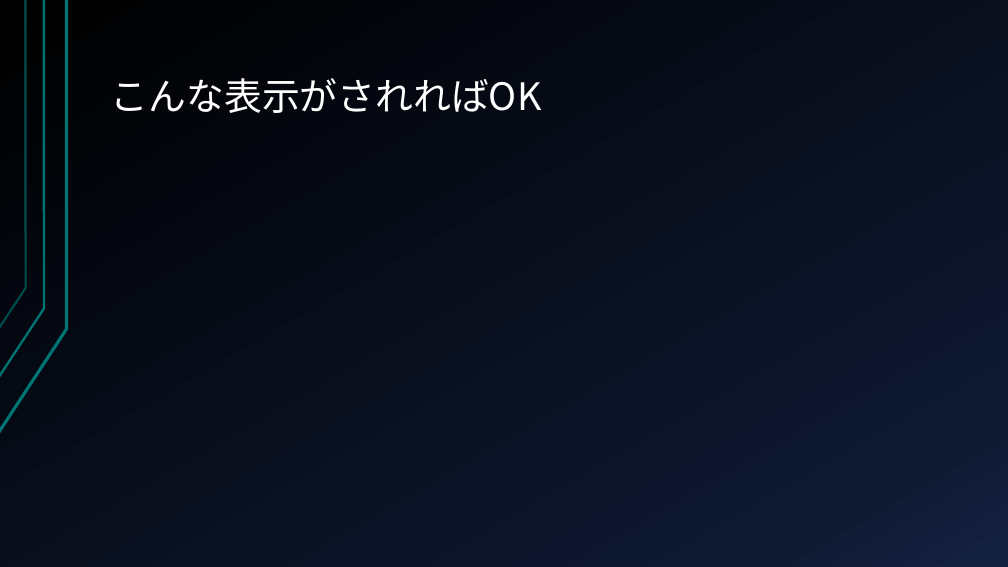
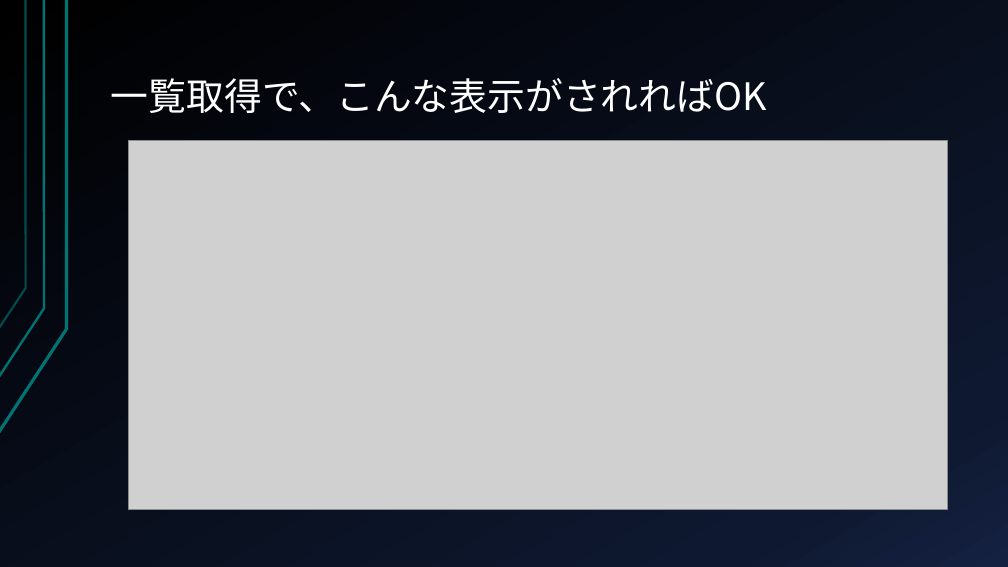
Before and after one commit to CryEarth/StorageUWPApps, a slide deck: slide 28 of チュートリアルなど.pptx. Drawn at 1008x567 pixels with LibreOffice and Linux fonts; fonts in the diff are those of the drawing; grey boxes stand for pictures. Boxes give left, top, right and bottom in pixels: in the first picture for what was removed or moved away, otherwise in the second. Text is boxed around its words. In the diff, an @@ line names an element or a change of style, - is before the commit and + after.

```diff
--- a/チュートリアルなど.pptx
+++ b/チュートリアルなど.pptx
@@ title at (111, 78, 767, 113): text changed @@
-こんな表示がされればOK
+一覧取得で、こんな表示がされればOK
@@ picture added at (129, 141, 947, 510) @@
```
Also in this commit, not shown: 8 other slides changed, 4 other files.
